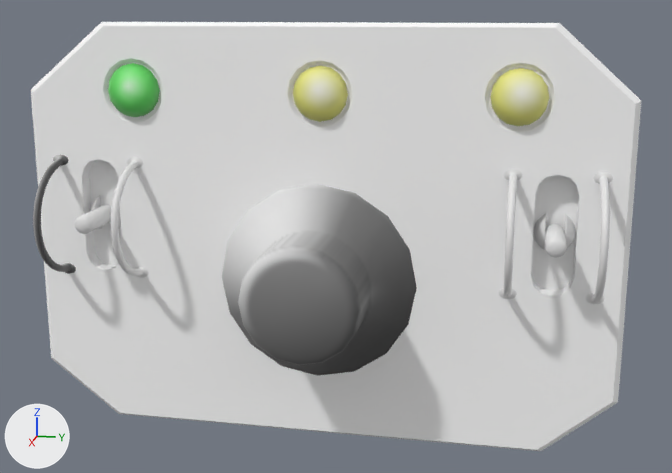
The Blender file Panels/Instruments-3d/ap40/ap.blend: old version first, new version second.
Both versions are drawn from a 50 mm lens placed at (0.296, 0.065, 0.075), pointed at (0.011, 0.008, 0.003). Arrows for +X, +Y and +Z are at lower left; the lights stay in place.
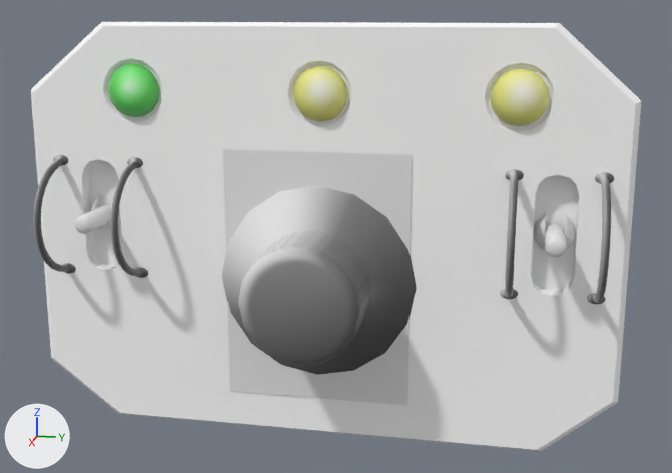
Boxes (x1, y1, x2, y2) around the edits, measured in the pictures (672 x 473 px):
'up_zone', added
    after: (223, 149, 412, 255)
'down_zone', added
    after: (227, 302, 409, 405)
'Curve.001', recoloured, surface changed, moved
    before: (111, 157, 149, 278)
    after: (587, 172, 614, 304)
'Curve.004', recoloured, surface changed, moved
    before: (586, 172, 613, 304)
    after: (110, 157, 148, 278)
'Curve.003', recoloured, moved (white to grey)
    before: (499, 169, 522, 299)
    after: (500, 169, 524, 299)

Diff of the bpy script that builds the scene:
```diff
--- a/Panels/Instruments-3d/ap40/ap.blend.py
+++ b/Panels/Instruments-3d/ap40/ap.blend.py
@@ me_mesh_018 @@
 me_mesh_018.from_pydata(...)  # 394 vertices, 639 faces; spans x -1.17..0.0, y -1.13..1.13, z -0.2..0.19
 # used by ob_curve_004; location = (0.0, 0.0906, 0.0043); rotation_euler = (1.571, 0.0, 3.142), in degrees (90, 0, 180); scale = (0.0192, 0.0192, 0.0192)
+# me_mesh_018 part 2: texture (UV) coordinates changed
+me_mesh_018.materials.append(mat_back_png)  # picture img_back_png
@@ me_mesh_017 @@
 me_mesh_017.from_pydata(...)  # 394 vertices, 639 faces; spans x -1.17..0.0, y -1.13..1.13, z -0.2..0.19
+me_mesh_017.materials.append(mat_back_png)  # picture img_back_png
@@ me_mesh_012 @@
 me_mesh_012.from_pydata(...)  # 394 vertices, 639 faces; spans x -1.17..0.0, y -1.13..1.13, z -0.2..0.19
 # used by ob_curve_001; location = (0.0, -0.0627, 0.0043); rotation_euler = (1.571, 0.0, 3.142), in degrees (90, 0, 180); scale = (0.0192, 0.0192, 0.0192)
+# me_mesh_012 part 1: texture (UV) coordinates changed
+me_mesh_012.materials.append(mat_back_png)  # picture img_back_png
@@ me_plane @@
+me_plane.from_pydata([(1.0, 1.0, 0.0), (1.0, -1.0, 0.0), (-1.0, -1.0, 0.0), (-1.0, 1.0, 0.0)], [], [(0, 3, 2, 1)])
@@ ob_curve_004 @@
 ob_curve_004 = bpy.data.objects.new('Curve.004', me_mesh_018)
-ob_curve_004.location = (0.0, 0.0906, 0.0043)
+ob_curve_004.location = (0.0, -0.0627, 0.0043)
 ob_curve_004.rotation_euler = (1.571, 0.0, 3.142)  # degrees (90, 0, 180)
@@ ob_curve_003 @@
 ob_curve_003 = bpy.data.objects.new('Curve.003', me_mesh_017)
-ob_curve_003.location = (0.0, 0.0633, 0.0043)
+ob_curve_003.location = (0.0, 0.0638, 0.0043)
 ob_curve_003.rotation_euler = (1.571, 0.0, 3.142)  # degrees (90, 0, 180)
@@ ob_curve_001 @@
 ob_curve_001 = bpy.data.objects.new('Curve.001', me_mesh_012)
-ob_curve_001.location = (0.0, -0.0627, 0.0043)
+ob_curve_001.location = (0.0, 0.091, 0.0043)
 ob_curve_001.rotation_euler = (1.571, 0.0, 3.142)  # degrees (90, 0, 180)
@@ ob_up_zone @@
+ob_up_zone = bpy.data.objects.new('up_zone', me_plane)
+ob_up_zone.location = (0.0025, 0.0, 0.0127)
+ob_up_zone.rotation_euler = (0.0, 1.571, 0.0)  # degrees (0, 90, 0)
+ob_up_zone.scale = (0.0165, 0.0314, 0.0264)
@@ ob_down_zone @@
+ob_down_zone = bpy.data.objects.new('down_zone', me_plane.copy())
+ob_down_zone.location = (0.0025, 0.0, -0.0401)
+ob_down_zone.rotation_euler = (0.0, 1.571, 0.0)  # degrees (0, 90, 0)
+ob_down_zone.scale = (0.0165, 0.0314, 0.0264)
```
